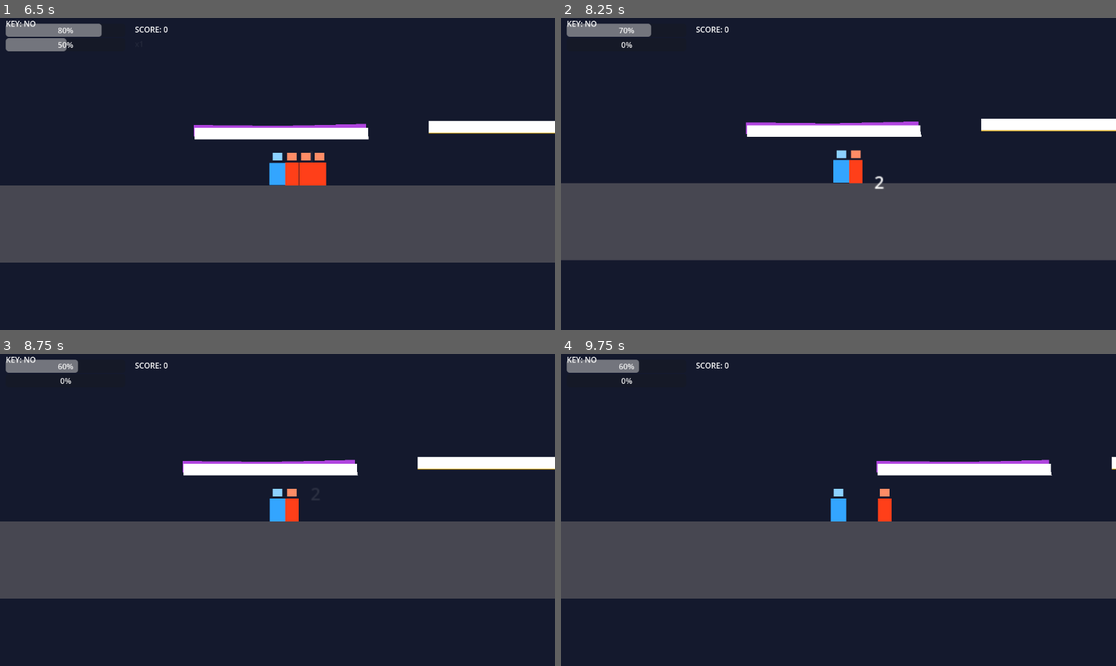
Above: before the commit, frames 1-4 (two rows, left to right).
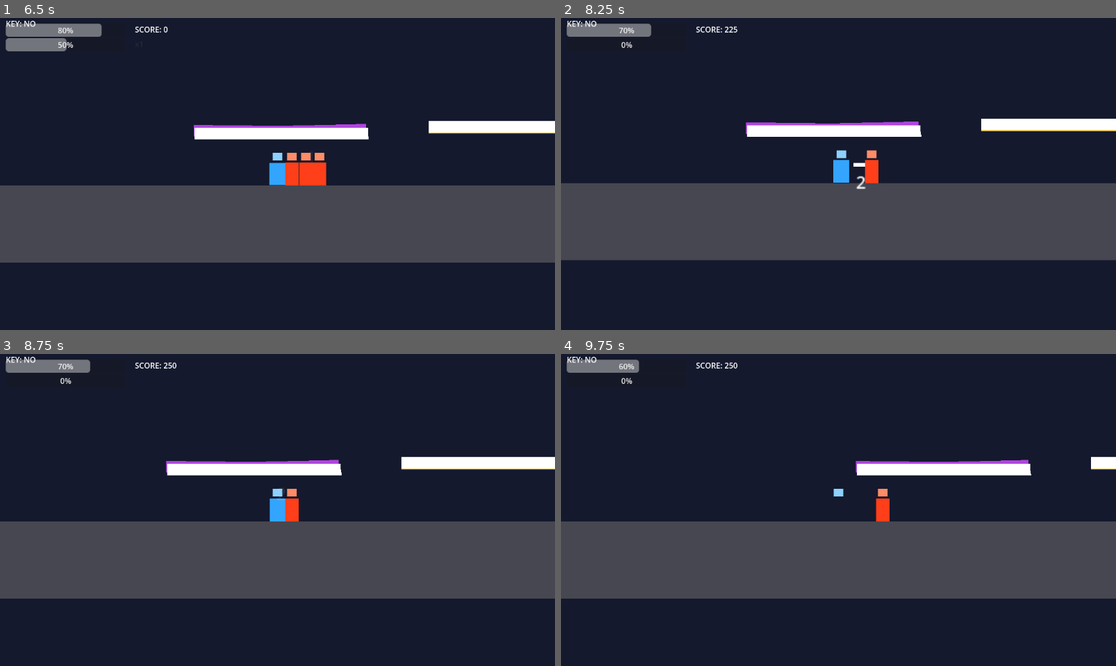
Above: after the commit, the same moments.

Repository: Stephenhalving/Game-AI-Test
Game: Godot game, scene res://scenes/Menu.tscn
The game is run twice, just before and just after one commit, with the same random seed, the same clock (stepped at 60 frames per second) and the same inputs.
Inputs:
- Up to frame 1 (6.5 s): click "START" at 0.5 s; tap Enter (ui_accept) at 1.25 s; hold D (move_right) 1.28-2.78 s; tap J (attack) every 1.5 s from 1.35 to 5.85 s; tap Space (jump) at 1.52, 2.27, 3.77, 4.52, 5.27 s; tap K (heavy) at 2.1, 3.6, 5.1 s; hold A (move_left) 2.78-5.03 s; hold D (move_right) from 5.03 s (still down)
- Up to frame 2 (8.25 s): keep holding D (move_right); tap K (heavy) at 6.6, 8.1 s; tap Space (jump) at 6.77, 7.52 s; tap J (attack) at 7.35 s
- Up to frame 3 (8.75 s): keep holding D (move_right); tap Space (jump) at 8.27 s
- Up to frame 4 (9.75 s): release D (move_right) at 8.78 s; hold A (move_left) from 8.78 s (still down); tap J (attack) at 8.85 s; tap K (heavy) at 9.6 s

Frame 1 is identical in both runs. In frame 2, 0.6% of the frame differs, in the area x 29-59%, y 2-55%; in frame 3, 0.6%; in frame 4, 0.9%, in the area x 29-100%, y 2-54%.

Commit message:
fix: arena enemies now drop loot and give score on death
_on_arena_enemy_died only handled the wave counter.
Connected died signal with a lambda that also calls add_score(100)
and _drop_loot(position) for every arena enemy killed.

Co-Authored-By: Claude Sonnet 4.6 <noreply@anthropic.com>

Diff:
--- a/scripts/Main.gd
+++ b/scripts/Main.gd
@@ -424,10 +424,15 @@
     arena_enemies.append(enemy)
     print("🧪 SPAWN_TRACKED: arena_enemies=", arena_enemies.size(), " wave_left=", arena_wave_left)
 
-    # conectar died -> handler (UNA sola vez)
+    # conectar died -> score + loot + contador de wave
     if enemy.has_signal("died"):
-        if not enemy.died.is_connected(_on_arena_enemy_died):
-            enemy.died.connect(_on_arena_enemy_died)
+        enemy.died.connect(func():
+            add_score(100)
+            if is_instance_valid(enemy):
+                call_deferred("_drop_loot", enemy.global_position)
+            arena_enemies.erase(enemy)
+            _on_arena_enemy_died()
+        )
 
     # z para verse arriba
     if enemy is CanvasItem:
